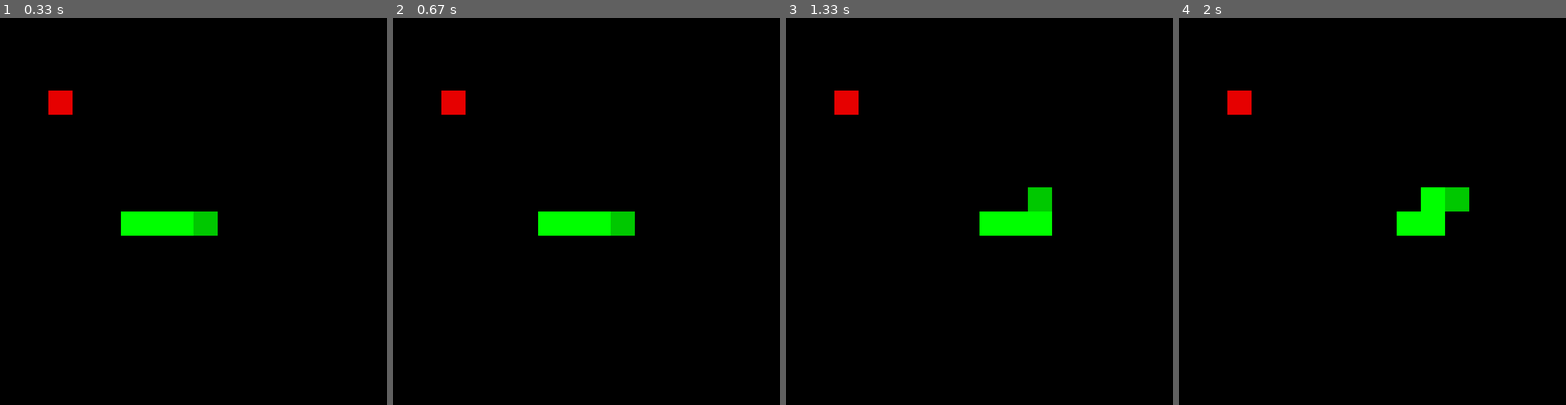
Above: before the commit, frames 1-4 (left to right).
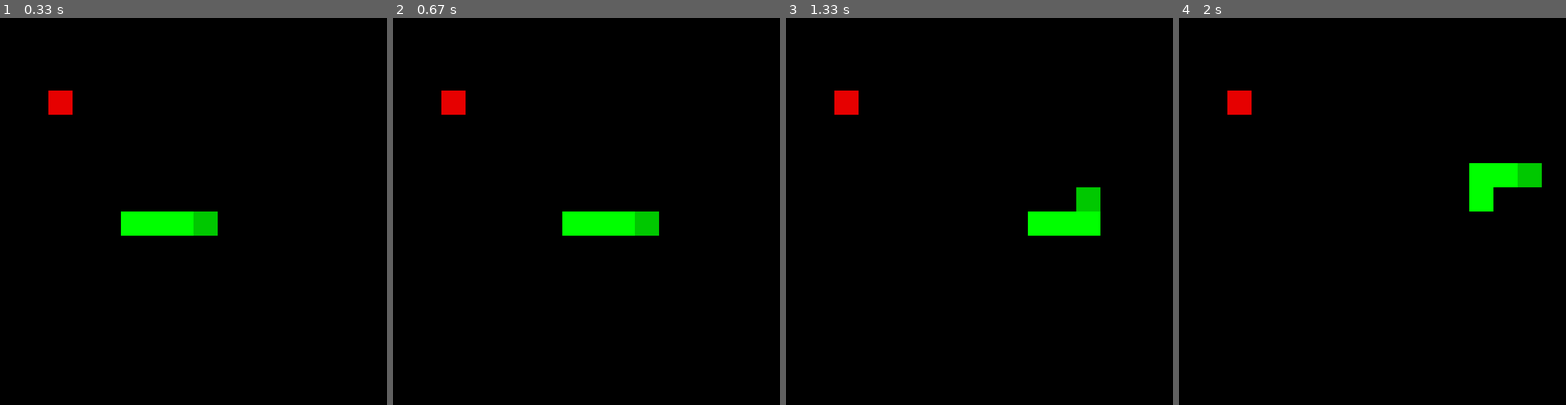
Above: after the commit, the same moments.

Repository: KeenbitGitHub/Snake_Pygame
Game: pygame game, started from main.py
Same seed, same stepped clock (60 frames per second), same inputs: the game is played once before the commit and once after it.
Inputs:
- Up to frame 1 (0.33 s): no input
- Up to frame 2 (0.67 s): hold Right from 0.33 s (still down)
- Up to frame 3 (1.33 s): release Right at 0.8 s; hold Up 0.83-1.3 s
- Up to frame 4 (2 s): hold Right 1.33-1.83 s; hold Up from 1.87 s (still down)

Frame 1 is identical in both runs. In frame 2, 1.2% of the frame differs, in the area x 37-69%, y 50-57%; in frame 3, 2.3%; in frame 4, 3.1%, in the area x 56-94%, y 37-57%.

Commit message:
added fitness and available moves left

Diff:
--- a/collision_detection.py
+++ b/collision_detection.py
@@ -23,10 +23,7 @@
     def check_collision(self, snake_head, snake_body, WIN_SIZE, BLOCK_SIZE, food):
         # Returns 1 if wall is hit or snake bites itself
         # Returns 2 if snake eats food
-        # Returns 3 if nothing happens
         if (self.snake_walls(snake_head, WIN_SIZE, BLOCK_SIZE) or self.snake_suicide(snake_head, snake_body)):
             return 1
         elif (self.snake_food(snake_head, food)):
             return 2
-        else:
-            return 3
--- a/game.py
+++ b/game.py
@@ -5,14 +5,14 @@
 import numpy as np
 
 class Game:
-    def __init__(self, simulate, human_plays):
-        self.initialize(simulate, human_plays)
+    def __init__(self, simulate, human_plays, pop_size = 1, fitness = 0):
+        self.initialize(simulate, human_plays, fitness, pop_size)
 
         if (self.human_plays):
             self.main()
 
     # Initializes variables
-    def initialize(self, simulate, human_plays):
+    def initialize(self, simulate, human_plays, fitness, pop_size):
         self.simulate = simulate
         self.human_plays = human_plays
         self.BLOCK_WIDTH, self.BLOCK_HEIGHT = 50, 50
@@ -25,6 +25,9 @@
         self.collision_detection_instance = collision_detection.collision_detector()
         self.win = pygame.display.set_mode(self.WIN_SIZE)
         self.game_running = True
+        self.fitness = fitness
+        self.pop_size = pop_size
+        self.available_moves = 25
 
         pygame.init()
 
@@ -65,16 +68,25 @@
         col_result = self.collision_detection_instance.check_collision(self.snake_instance.head,
             self.snake_instance.body, self.WIN_SIZE, self.BLOCK_SIZE, self.food_instance)
 
-        if (col_result == 1):
+        if (col_result == 1): # Wall is hit or snake bites itself
             self.snake_instance.alive = False
-        elif (col_result == 2):
+        elif (col_result == 2): # If snake eats food
             self.food_instance.respawn(self.snake_instance.body, self.WIN_SIZE, self.BLOCK_SIZE[0], self.BLOCK_SIZE[1])
             self.snake_instance.body = np.append(self.snake_instance.body, self.snake_instance.moved_from).reshape((-1, 2))
+            self.fitness += 500
+            self.available_moves += 25
 
     # Starts the game and the game-loop
     def main(self):
         self.update_move = False
-        self.UPDATE_SPEED = 200
+        self.UPDATE_SPEED = int(200/self.pop_size)
+
+        self.fitness += 10
+        self.available_moves -= 1
+        print(self.available_moves)
+
+        if (self.available_moves <= 0):
+            self.snake_instance.alive = False
 
         if (self.human_plays):
             self.player_input()
--- a/ge.py
+++ b/ge.py
@@ -1,7 +1,11 @@
 import numpy as np
 
 class GE:
-    def calc_fitness(self):
+    def __init__(self, population_size, n_generations = None):
+        self.population_size = population_size
+        self.n_generations = n_generations
+
+    def find_best_snake(self):
         pass
 
     def crossover(self):
--- a/main.py
+++ b/main.py
@@ -3,4 +3,4 @@
 
 #game_instance = game.Game(True, False)
 
-pop = population.Population(2)
+pop = population.Population(1)
--- a/population.py
+++ b/population.py
@@ -9,9 +9,9 @@
 
         for i in range(self.size):
             if (i == self.best_snake):
-                self.population = np.append(self.population, game.Game(True, True))
+                self.population = np.append(self.population, game.Game(True, True, size))
             else:
-                self.population = np.append(self.population, game.Game(False, False))
+                self.population = np.append(self.population, game.Game(False, False, size))
 
         self.update_population()
 
